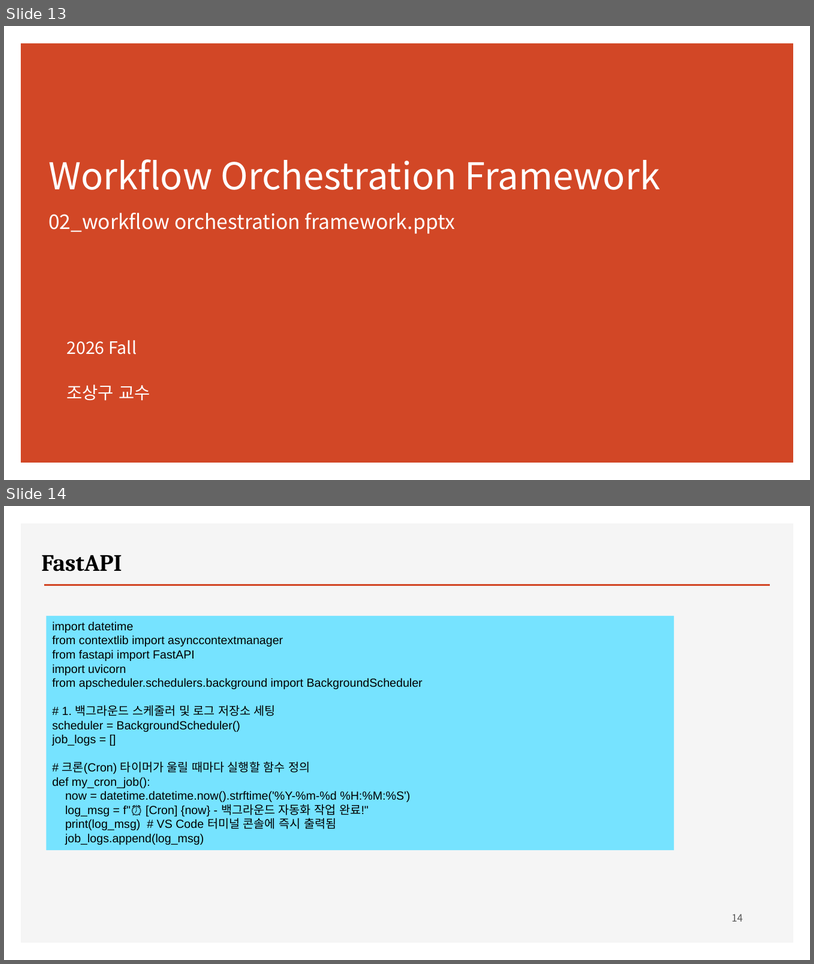
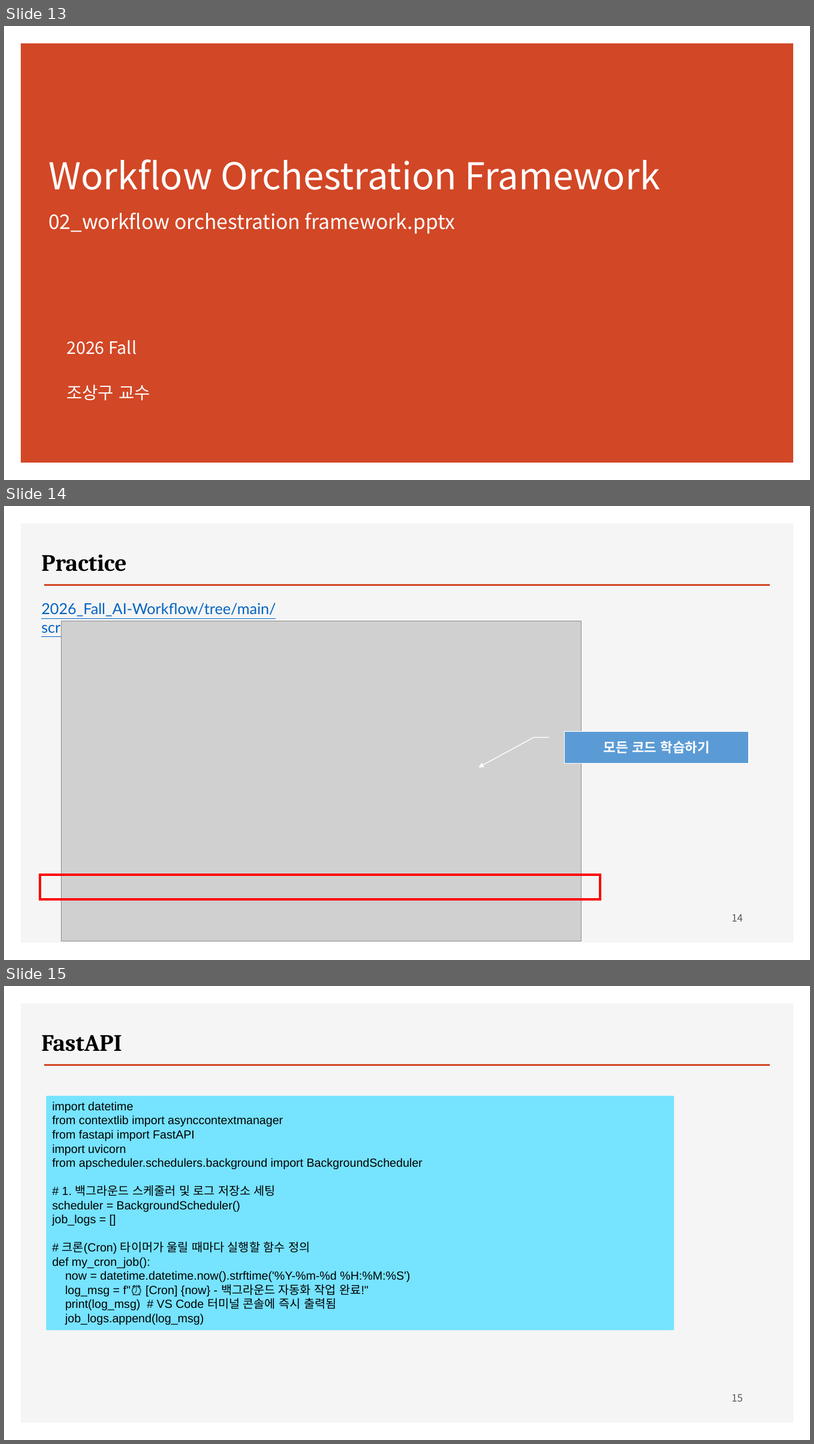
Before and after one commit to ancestor9/2026_Fall_AI-Workflow, a slide deck: PPTs/01_What is AI Workflow.pptx. Shown one above the other, each under a label of ours: slides 13 and 14 before the commit, slides 13, 14 and 15 after it. The pictures are 814x964 and 814x1444 pixels, drawn with LibreOffice and Linux fonts; fonts in the diff are those of the drawing; grey boxes stand for pictures; background and template pictures are left out. Boxes give left, top, right and bottom in pixels: in the first picture for what was removed or moved away, otherwise in the second. Text is boxed around its words. In the diff, an @@ line names an element or a change of style, - is before the commit and + after.

```diff
--- a/PPTs/01_What is AI Workflow.pptx
+++ b/PPTs/01_What is AI Workflow.pptx
@@ slide 14 added at [4,506,810,960], background #FFFFFF; not listed: 2 template elements that a slide beside it also shows @@
@@ text added at [41,555,126,571], 28 pt, text #000000, bold @@
+Practice
@@ text added at [41,603,276,635], 18 pt, text #0563C1, underline @@
+2026_Fall_AI-Workflow/tree/main/scripts
@@ picture added at [62,621,582,941] @@
@@ border callout added at [565,731,749,763], fill #5B9BD5, outline #FFFFFF 1 pt, 16 pt, text #FFFFFF, bold @@
+모든 코드 학습하기
@@ rectangle added at [40,874,600,898], outline #FF0000 3 pt @@
@@ page number added at [732,913,743,921], 12 pt, text #595959 @@
+14
@@ what was slide 14 is now slide 15 @@
@@ page number at [732,1393,743,1401]: text changed @@
-14
+15
```
Also in this commit, not shown: 1 slide changed.
